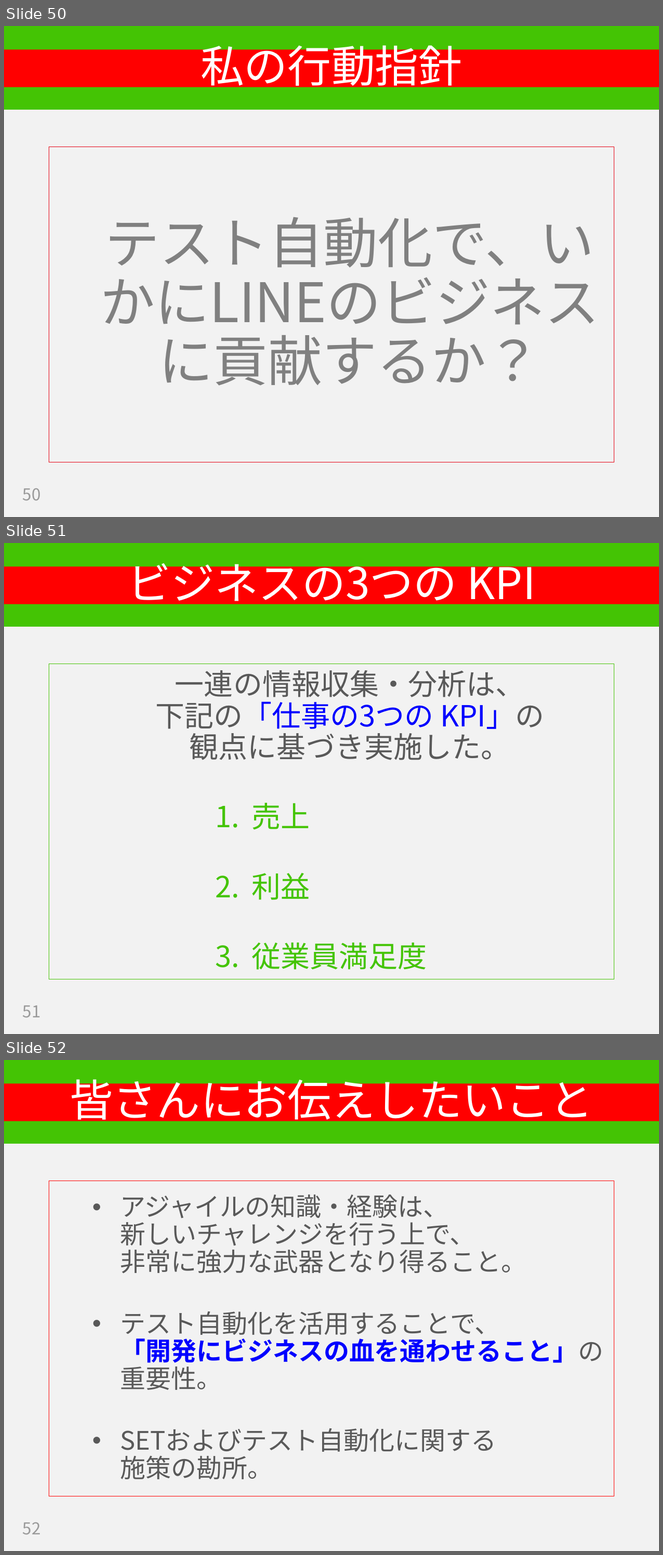
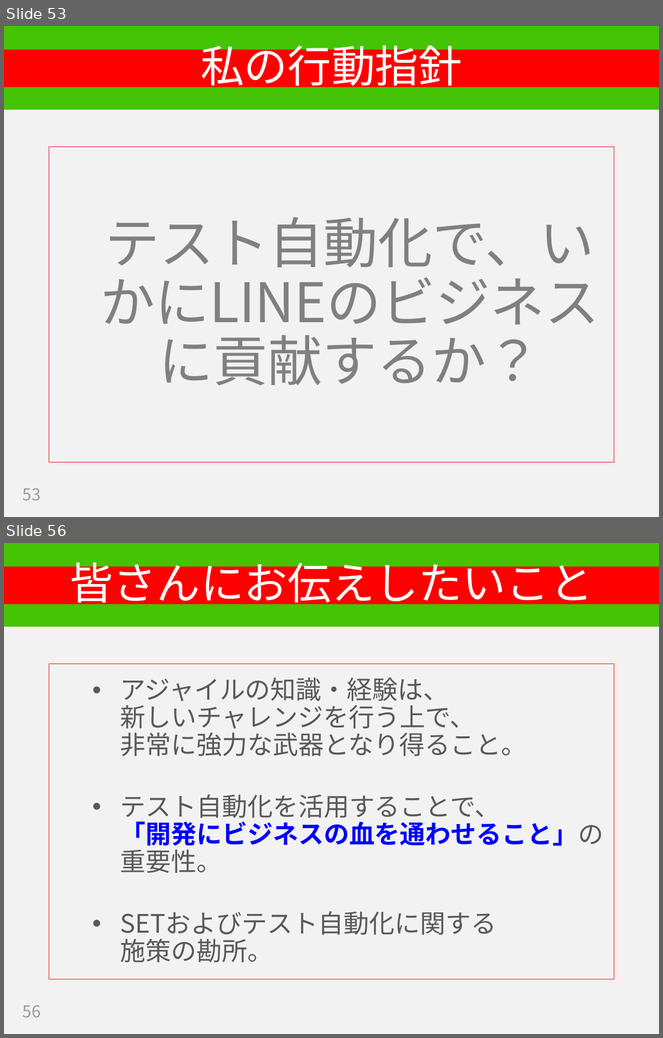
Before and after one commit to hageyahhoo/RSGT2018, a slide deck: SET_PO_ja.pptx. Shown one above the other, each under a label of ours: slides 50, 51 and 52 before the commit, slides 53 and 56 after it; the slides between them are not shown. The pictures are 663x1555 and 663x1038 pixels, drawn with LibreOffice and Linux fonts; fonts in the diff are those of the drawing. Boxes give left, top, right and bottom in pixels: in the first picture for what was removed or moved away, otherwise in the second. Text is boxed around its words. In the diff, an @@ line names an element or a change of style, - is before the commit and + after.

```diff
--- a/SET_PO_ja.pptx
+++ b/SET_PO_ja.pptx
@@ slide 51 removed at (x1=4, y1=543, x2=659, y2=1034), background #F2F2F2; not listed: 1 template element that a slide beside it also shows @@
@@ title removed at (x1=4, y1=566, x2=659, y2=604) @@
-ビジネスの3つの KPI
@@ text removed at (x1=49, y1=664, x2=614, y2=980) @@
-  一連の情報収集・分析は、
-  下記の「仕事の3つの KPI」の
-  観点に基づき実施した。
-            1. 売上
-            2. 利益
-            3. 従業員満足度
@@ page number removed at (x1=23, y1=1006, x2=41, y2=1018) @@
-51
@@ what was slide 50 is now slide 53 @@
@@ page number at (x1=23, y1=489, x2=41, y2=501): text changed @@
-50
+53
@@ what was slide 52 is now slide 56 @@
@@ page number at (x1=23, y1=1005, x2=41, y2=1018): text changed @@
-52
+56
```
Also in this commit, not shown: 11 slides changed, 6 slides added, 2 other slides removed.
